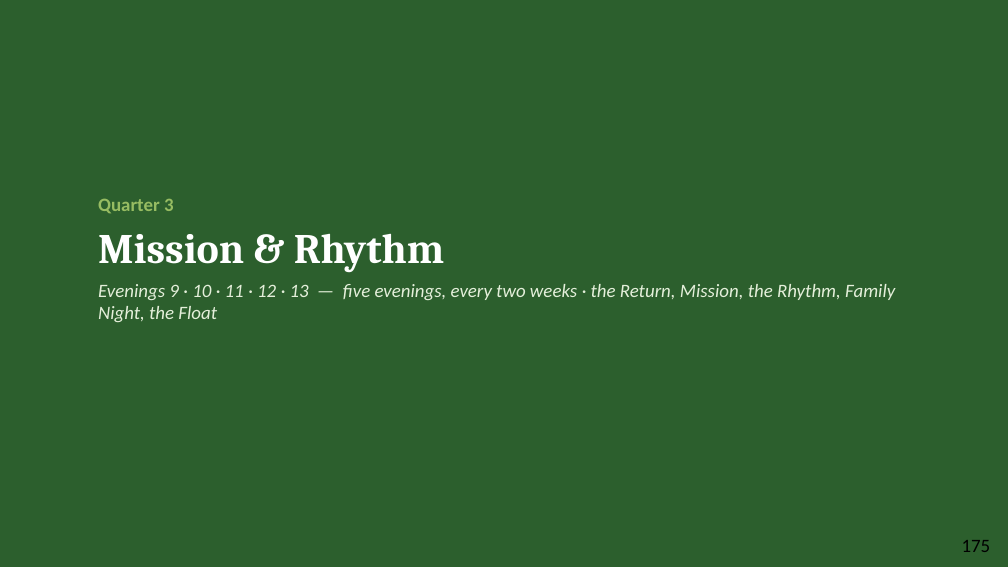
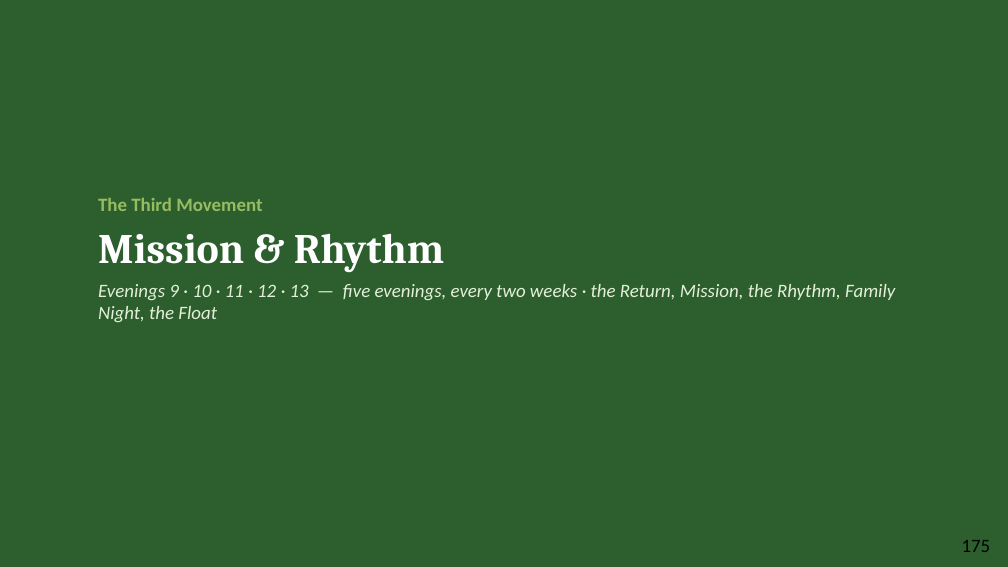
Before and after one commit to jgtittle-ministries/fellowship-of-the-heart-pilot-at-cca-dev, a slide deck: slide 18 of _implementation-notes/evening-series/FotH Evening Session 11 Slides DRAFT v1.pptx. Drawn at 1008x567 pixels with LibreOffice and Linux fonts; fonts in the diff are those of the drawing. Boxes give left, top, right and bottom in pixels: in the first picture for what was removed or moved away, otherwise in the second. Text is boxed around its words. In the diff, an @@ line names an element or a change of style, - is before the commit and + after.

```diff
--- a/_implementation-notes/evening-series/FotH Evening Session 11 Slides DRAFT v1.pptx
+++ b/_implementation-notes/evening-series/FotH Evening Session 11 Slides DRAFT v1.pptx
@@ text at (x1=98, y1=198, x2=262, y2=211): text changed @@
-Quarter 3
+The Third Movement
```
Also in this commit, not shown: 6 other slides changed, 9 other files.
